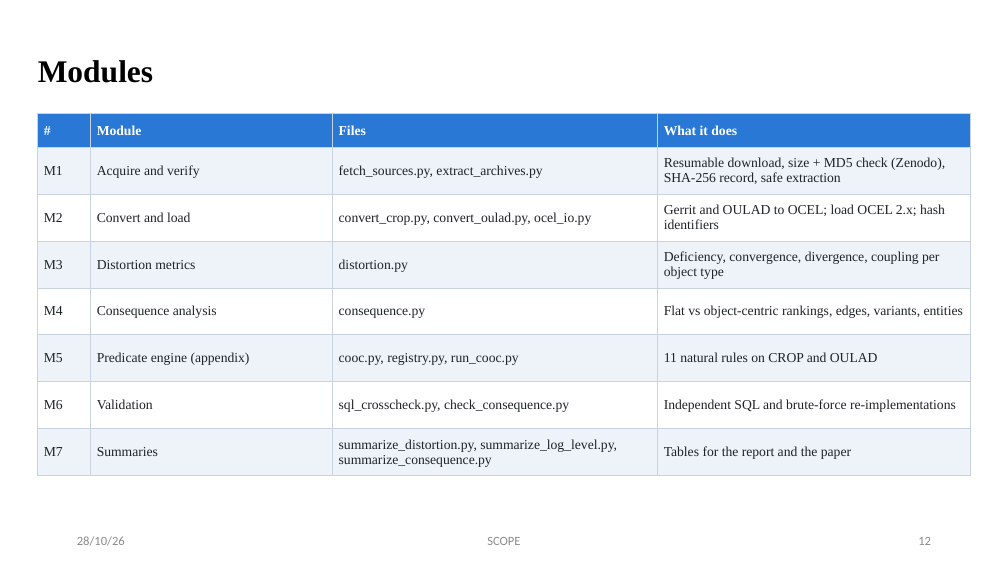
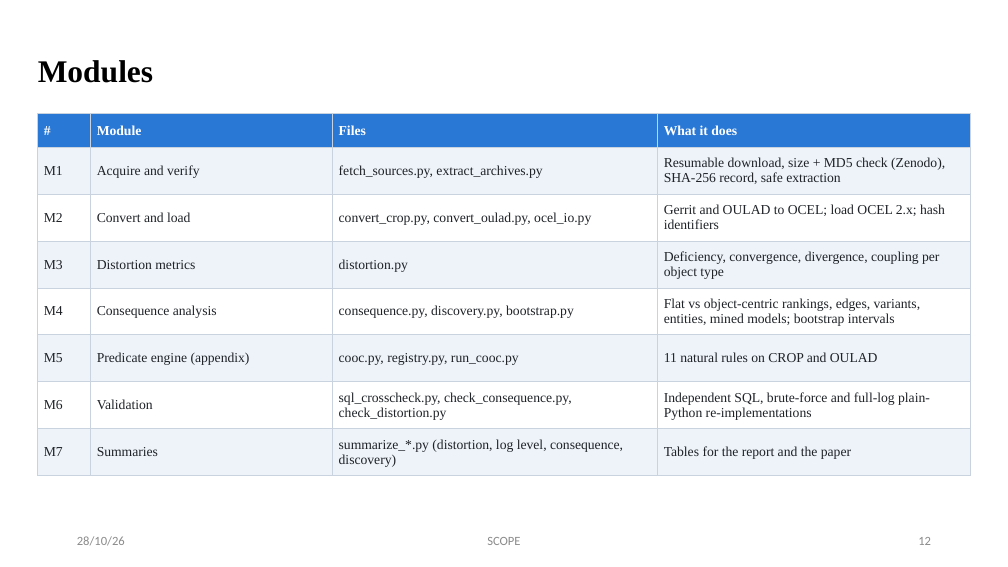
Before and after one commit to ssaakaash/ocel-research, a slide deck: slide 12 of docs/review-3/Team1_Review3_OCEL.pptx. Drawn at 1008x567 pixels with LibreOffice and Linux fonts; fonts in the diff are those of the drawing. Boxes give left, top, right and bottom in pixels: in the first picture for what was removed or moved away, otherwise in the second. Text is boxed around its words. In the diff, an @@ line names an element or a change of style, - is before the commit and + after.

```diff
--- a/docs/review-3/Team1_Review3_OCEL.pptx
+++ b/docs/review-3/Team1_Review3_OCEL.pptx
@@ table at [38,113,970,476] @@
-row 5, column 3: consequence.py
+row 5, column 3: consequence.py, discovery.py, bootstrap.py
-row 5, column 4: Flat vs object-centric rankings, edges, variants, entities
+row 5, column 4: Flat vs object-centric rankings, edges, variants, entities, mined models; bootstrap intervals
-row 7, column 3: sql_crosscheck.py, check_consequence.py
+row 7, column 3: sql_crosscheck.py, check_consequence.py, check_distortion.py
-row 7, column 4: Independent SQL and brute-force re-implementations
+row 7, column 4: Independent SQL, brute-force and full-log plain-Python re-implementations
-row 8, column 3: summarize_distortion.py, summarize_log_level.py, summarize_consequence.py
+row 8, column 3: summarize_*.py (distortion, log level, consequence, discovery)
```
Also in this commit, not shown: 7 other slides changed, 1 slide added, 17 other files.
